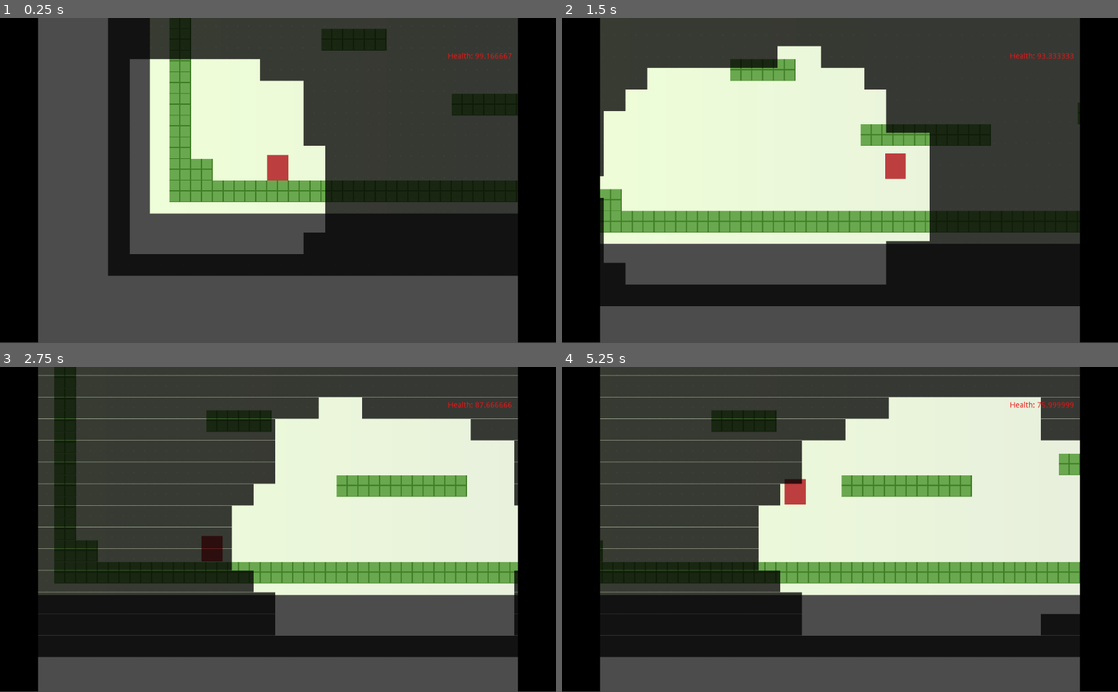
Above: before the commit, frames 1-4 (two rows, left to right).
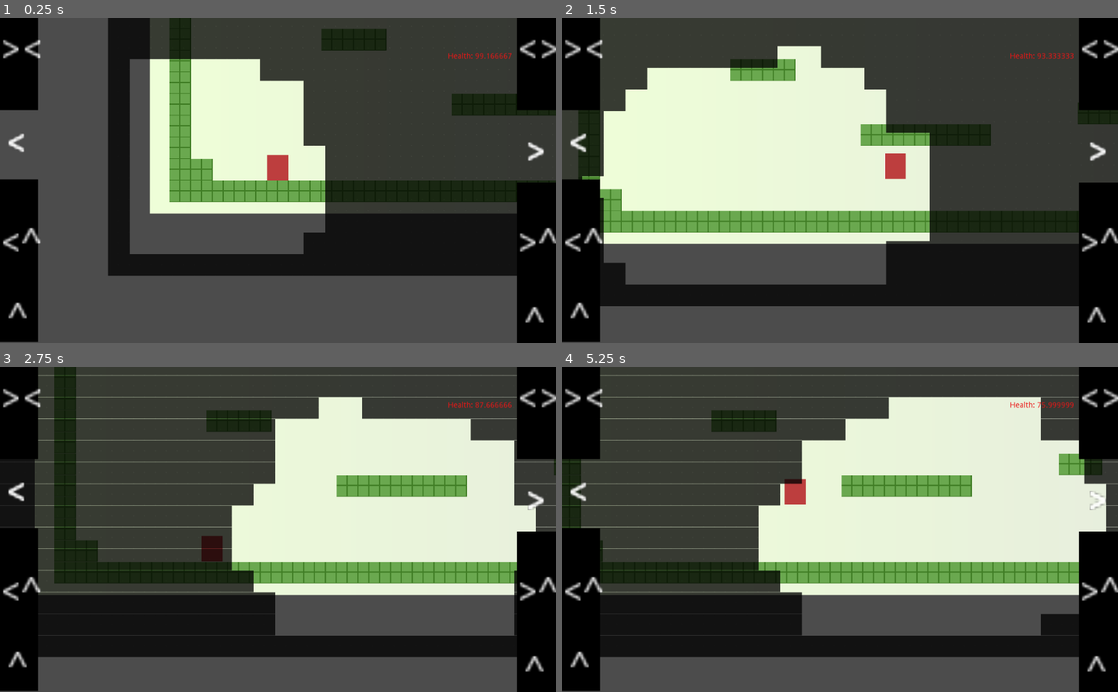
Above: after the commit, the same moments.

Repository: glitchcore/comfort
Game: Godot game, scene res://Scenes/BaseLevel.tscn
Two runs of this game, one before a commit and one after it. Both use one fixed random seed, a clock stepped at 60 frames per second and the inputs below.
Inputs:
- Up to frame 1 (0.25 s): no input
- Up to frame 2 (1.5 s): hold Right (ui_right) from 0.53 s (still down); tap Space (jump) at 0.6, 0.77, 1.07, 1.35 s
- Up to frame 3 (2.75 s): tap Space (jump) at 1.52, 1.82, 2.1 s; release Right (ui_right) at 2.03 s; hold Left (ui_left) from 2.03 s (still down)
- Up to frame 4 (5.25 s): release Left (ui_left) at 2.78 s; hold Right (ui_right) 2.78-4.28 s; tap Space (jump) at 2.85, 3.02, 3.32, 3.6, 3.77, 4.07, 4.35, 4.52, 4.82, 5.1 s; hold Left (ui_left) 4.28-5.03 s; hold Right (ui_right) from 5.03 s (still down)

The runs differ from the first frame. In frame 1, 4.0% of the frame differs, in the area x 0-100%, y 0-100%; in frame 2, 4.0%; in frame 3, 2.9%; in frame 4, 4.1%.

Commit message:
fix merge

Diff:
--- a/UserInterface/Control.tscn
+++ b/UserInterface/Control.tscn
@@ -1,8 +1,11 @@
-[gd_scene load_steps=3 format=2]
+[gd_scene load_steps=4 format=2]
 
 [ext_resource path="res://UserInterface/ui.gd" type="Script" id=1]
 
 [sub_resource type="GradientTexture" id=2]
+
+[sub_resource type="RectangleShape2D" id=1]
+extents = Vector2( 1020, 0.5 )
 
 [node name="Control" type="Control"]
 anchor_right = 1.0
@@ -10,13 +13,121 @@
 script = ExtResource( 1 )
 
 [node name="LeftButton" type="TouchScreenButton" parent="."]
-position = Vector2( 9.53674e-07, 0 )
-scale = Vector2( 0.0341797, 599 )
+position = Vector2( 0, 298 )
+scale = Vector2( 0.0341797, 133 )
 normal = SubResource( 2 )
+shape = SubResource( 1 )
 action = "ui_left"
 
 [node name="RightButton" type="TouchScreenButton" parent="."]
-position = Vector2( 954, -1.19209e-07 )
-scale = Vector2( 0.0341797, 599 )
+position = Vector2( 952, 304 )
+scale = Vector2( 0.0351562, 127 )
 normal = SubResource( 2 )
+shape = SubResource( 1 )
 action = "ui_right"
+
+[node name="RightJumpButton" type="TouchScreenButton" parent="."]
+position = Vector2( 952, 431 )
+scale = Vector2( 0.0351562, 169 )
+normal = SubResource( 2 )
+shape = SubResource( 1 )
+action = "jump"
+
+[node name="LeftJumpButton" type="TouchScreenButton" parent="."]
+position = Vector2( 0, 431 )
+scale = Vector2( 0.0341797, 167 )
+normal = SubResource( 2 )
+shape = SubResource( 1 )
+action = "jump"
+
+[node name="GrowButton" type="TouchScreenButton" parent="."]
+position = Vector2( 952, 0 )
+scale = Vector2( 0.0351562, 170 )
+normal = SubResource( 2 )
+shape = SubResource( 1 )
+action = "ui_up"
+
+[node name="ShrinkButton" type="TouchScreenButton" parent="."]
+position = Vector2( 3.8147e-06, -1.90735e-06 )
+scale = Vector2( 0.0341797, 170 )
+normal = SubResource( 2 )
+shape = SubResource( 1 )
+action = "ui_down"
+
+[node name=">" type="Label" parent="."]
+margin_left = 952.0
+margin_top = 184.0
+margin_right = 966.0
+margin_bottom = 210.0
+rect_scale = Vector2( 5, 5 )
+text = ">"
+align = 1
+valign = 1
+
+[node name="<" type="Label" parent="."]
+margin_left = 0.00012207
+margin_top = 168.0
+margin_right = 14.0001
+margin_bottom = 194.0
+rect_scale = Vector2( 5, 5 )
+text = "<"
+align = 1
+valign = 1
+
+[node name=">^" type="Label" parent="."]
+margin_left = 952.0
+margin_top = 352.0
+margin_right = 967.0
+margin_bottom = 378.0
+rect_scale = Vector2( 5, 5 )
+text = ">^"
+align = 1
+valign = 1
+
+[node name="<^" type="Label" parent="."]
+margin_top = 352.0
+margin_right = 15.0
+margin_bottom = 378.0
+rect_scale = Vector2( 5, 5 )
+text = "<^"
+align = 1
+valign = 1
+
+[node name="^" type="Label" parent="."]
+margin_top = 520.0
+margin_right = 14.0
+margin_bottom = 535.0
+rect_scale = Vector2( 5, 5 )
+text = "^"
+align = 1
+valign = 1
+
+[node name="^" type="Label" parent="."]
+margin_left = 952.0
+margin_top = 528.0
+margin_right = 966.0
+margin_bottom = 542.0
+rect_scale = Vector2( 5, 5 )
+text = "^"
+align = 1
+valign = 1
+
+[node name="<>" type="Label" parent="."]
+margin_left = 952.0
+margin_top = 3.05176e-05
+margin_right = 968.0
+margin_bottom = 26.0
+rect_scale = Vector2( 5, 5 )
+text = "<>"
+align = 1
+valign = 1
+
+[node name="><" type="Label" parent="."]
+margin_left = 0.000244141
+margin_top = 3.05176e-05
+margin_right = 16.0002
+margin_bottom = 26.0
+rect_scale = Vector2( 5, 5 )
+text = "><"
+align = 1
+valign = 1
--- a/UserInterface/ui.gd
+++ b/UserInterface/ui.gd
@@ -14,7 +14,3 @@
 # Called every frame. 'delta' is the elapsed time since the previous frame.
 #func _process(delta: float) -> void:
 #	pass
-
-
-func _on_LeftTouch_pressed() -> void:
-	print("touch")
